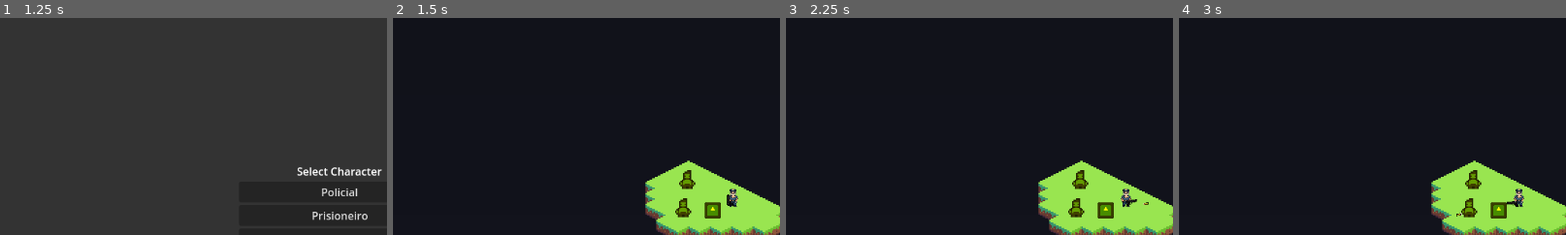
Above: before the commit, frames 1-4 (left to right).
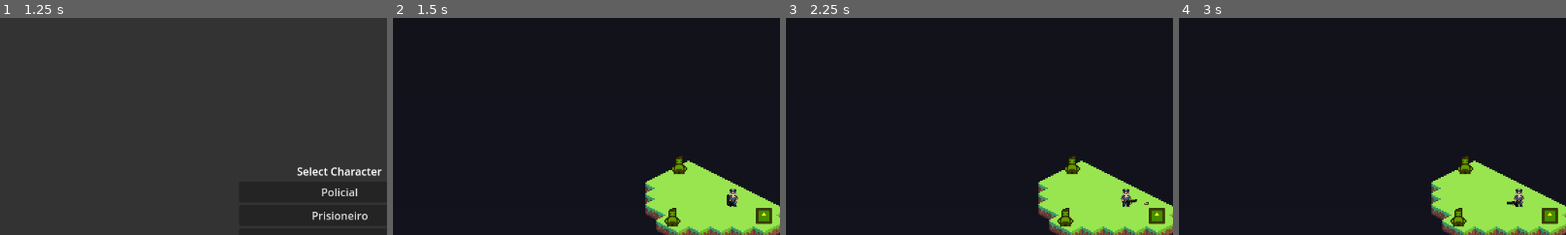
Above: after the commit, the same moments.

Repository: Kennykiller36/project-rogue-zombie
Game: Godot game, scene res://scenes/main_menu_scene/main_menu.tscn
The game is run twice, just before and just after one commit, with the same random seed, the same clock (stepped at 60 frames per second) and the same inputs. The engine's default icon, where the game draws it, is replaced by a stand-in: a white triangle on a blue panel in a dark square.
Inputs (mouse positions are % of the whole screen's width and height, from its top left):
- Up to frame 1 (1.25 s): click "Start Game" at 0.5 s
- Up to frame 2 (1.5 s): click "Policial" at 1.25 s
- Up to frame 3 (2.25 s): tap Enter at 2 s; move the mouse to (72, 45) at 2.02 s; hold C (addHabilidade) from 2.03 s (still down); click (72, 45) at 2.17 s
- Up to frame 4 (3 s): release C (addHabilidade) at 2.75 s; tap Space at 2.75 s; drag from (30, 55) to (50, 48) at 2.77 s
The pictures show only the part of the screen within x 6-56%, y 7-57%; the shares and areas given below are measured in that part.

Frame 1 is identical in both runs. In frame 2, 1.6% of the frame differs, in the area x 69-98%, y 63-97%; in frame 3, 1.6%; in frame 4, 1.6%.

Commit message:
Alteracao dos items do craft e da loja

Diff:
--- a/entidades/items/consumiveis/pente.tres
+++ b/entidades/items/consumiveis/pente.tres
@@ -9,7 +9,7 @@
 effect_value = 30
 name = "Pente"
 description = "Dá mais 30 balas"
-price = 100
+price = 25
 craft_cost = 25
 icon = ExtResource("1_p3edr")
 type = "Consumable"
--- a/entidades/items/mod_de_arma/gatilho_leve.tres
+++ b/entidades/items/mod_de_arma/gatilho_leve.tres
@@ -9,5 +9,6 @@
 name = "GatilhoLeve"
 description = "Aumenta a cadencia da arma por 30"
 price = 100
+craft_cost = 300
 icon = ExtResource("1_fh0up")
 type = "WeaponMod"
--- a/scenes/craft/craft_scene.gd
+++ b/scenes/craft/craft_scene.gd
@@ -5,8 +5,7 @@
 @onready var botao_sair = $Loja/BotaoSair
 
 var craft_items: Array[ItemData] = [
-	preload("res://entidades/items/consumiveis/medkit.tres"),
-	preload("res://entidades/items/consumiveis/pente.tres")
+	preload("res://entidades/items/mod_de_arma/gatilho_leve.tres")
 ]
 
 var jogador: Player
--- a/scenes/craft/item_ui_craft.tscn
+++ b/scenes/craft/item_ui_craft.tscn
@@ -28,4 +28,4 @@
 
 [node name="BuyButton" type="Button" parent="."]
 layout_mode = 2
-text = "Comprar"
+text = "Craftar"
--- a/scenes/shop/shop_scene.gd
+++ b/scenes/shop/shop_scene.gd
@@ -6,7 +6,7 @@
 
 var shop_items: Array[ItemData] = [
 	preload("res://entidades/items/consumiveis/medkit.tres"),
-	preload("res://entidades/items/mod_de_arma/gatilho_leve.tres")
+	preload("res://entidades/items/consumiveis/pente.tres")
 ]
 
 func _ready():
--- a/scenes/test_scene/test_scene.tscn
+++ b/scenes/test_scene/test_scene.tscn
@@ -74,7 +74,7 @@
 texture = SubResource("GradientTexture2D_brqnf")
 
 [node name="npc_da_run" parent="." instance=ExtResource("7_vrddd")]
-position = Vector2(-17, -40)
+position = Vector2(-23, -51)
 
 [node name="UIDialogo" parent="." instance=ExtResource("6_vrddd")]
 visible = false
@@ -84,7 +84,7 @@
 offset_bottom = 29.0
 
 [node name="npc_mercante" parent="." instance=ExtResource("8_ork3v")]
-position = Vector2(-20, -19)
+position = Vector2(-28, -12)
 
 [node name="craftador" parent="." instance=ExtResource("9_a0rq3")]
-position = Vector2(2, -17)
+position = Vector2(40, -13)
